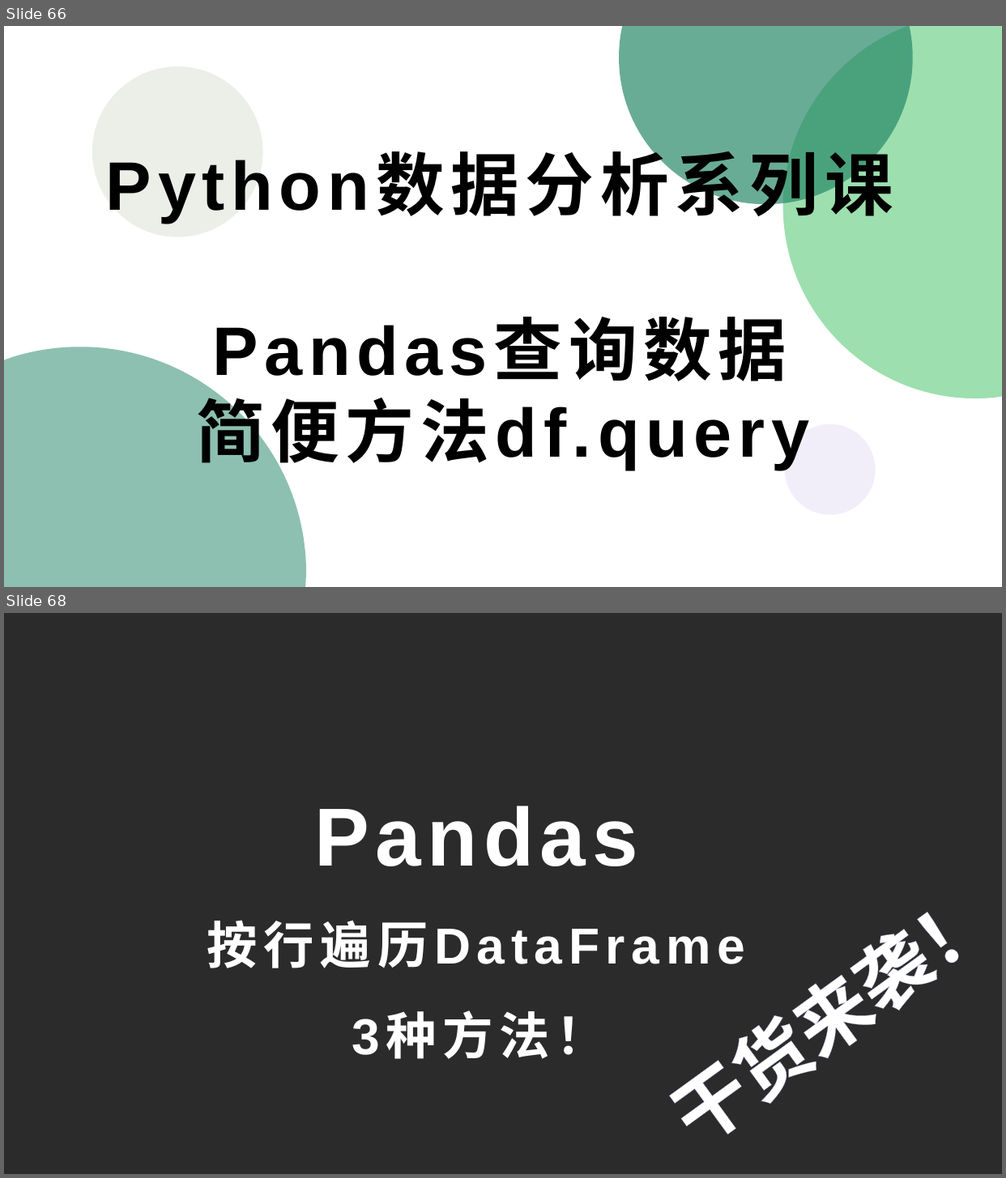
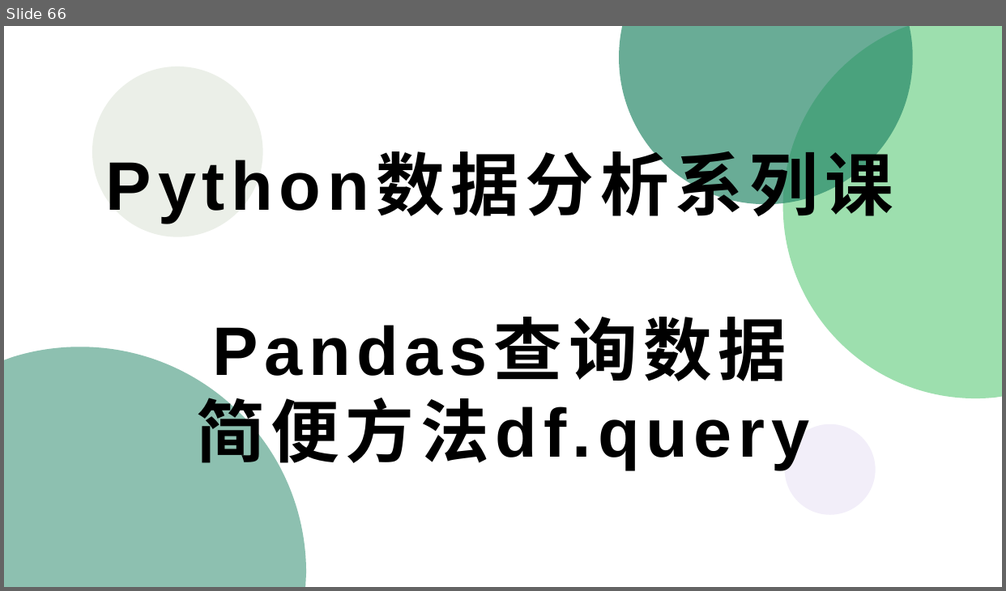
Before and after one commit to peiss/ant-learn-pandas, a slide deck: Python使用Pandas入门数据分析.pptx. Shown one above the other, each under a label of ours: slides 66 and 68 before the commit, slide 66 after it; the slides between them are not shown. The pictures are 1006x1178 and 1006x591 pixels, drawn with LibreOffice and Linux fonts; fonts in the diff are those of the drawing; background and template pictures are left out; a plain dark background stands for a picture behind light text. Boxes give left, top, right and bottom in pixels: in the first picture for what was removed or moved away, otherwise in the second. Text is boxed around its words. In the diff, an @@ line names an element or a change of style, - is before the commit and + after.

```diff
--- a/Python使用Pandas入门数据分析.pptx
+++ b/Python使用Pandas入门数据分析.pptx
@@ slide 68 removed at bbox=[4, 613, 1002, 1174], background picture (left out) @@
@@ title removed at bbox=[207, 806, 745, 969] @@
-Pandas
-按行遍历DataFrame
-3种方法！
@@ text removed at bbox=[698, 939, 940, 1135] @@
-干货来袭！
```
Also in this commit, not shown: 1 slide changed, 1 slide added, 1 other slide removed.
